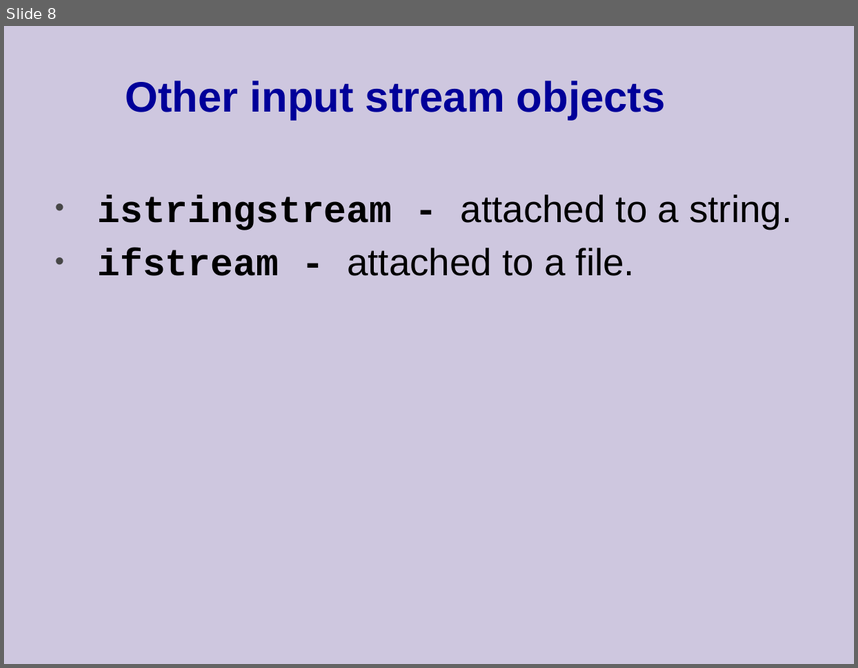
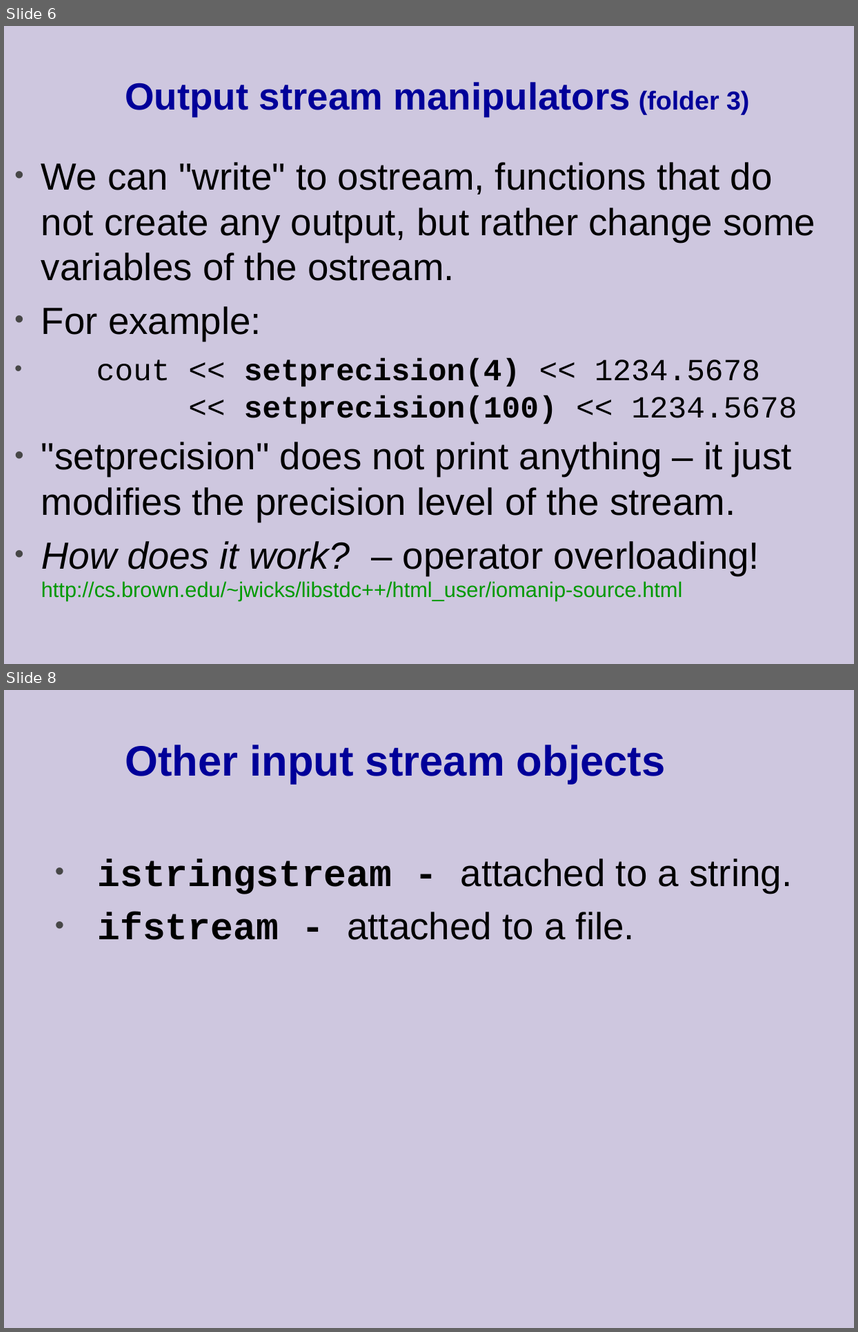
Before and after one commit to cpp-at-ariel/cpp-5779, a slide deck: 07-rtti/slides-iostreams.odp. Shown one above the other, each under a label of ours: slide 8 before the commit, slides 6 and 8 after it; the slides between them are not shown. The pictures are 858x668 and 858x1332 pixels, drawn with LibreOffice and Linux fonts; fonts in the diff are those of the drawing. Boxes give left, top, right and bottom in pixels: in the first picture for what was removed or moved away, otherwise in the second. Text is boxed around its words. In the diff, an @@ line names an element or a change of style, - is before the commit and + after.

```diff
--- a/07-rtti/slides-iostreams.odp
+++ b/07-rtti/slides-iostreams.odp
@@ slide 6 added at bbox=[4, 26, 854, 664], background #CEC7DF @@
@@ free added at bbox=[116, 41, 835, 147], 32 pt, text #000099, bold @@
+Output stream manipulators (folder 3)
@@ text added at bbox=[41, 162, 815, 601], 32 pt, text #000000 @@
+• We can "write" to ostream, functions that do not create any output, but rather change some variables of the ostream.
+• For example:
+• cout << setprecision(4) << 1234.5678
+  << setprecision(100) << 1234.5678
+• "setprecision" does not print anything – it just modifies the precision level of the stream.
+• How does it work? – operator overloading!
+  http://cs.brown.edu/~jwicks/libstdc++/html_user/iomanip-source.html
```
Also in this commit, not shown: 4 slides changed, 1 other slide added, 3 slides removed, 6 other files.
